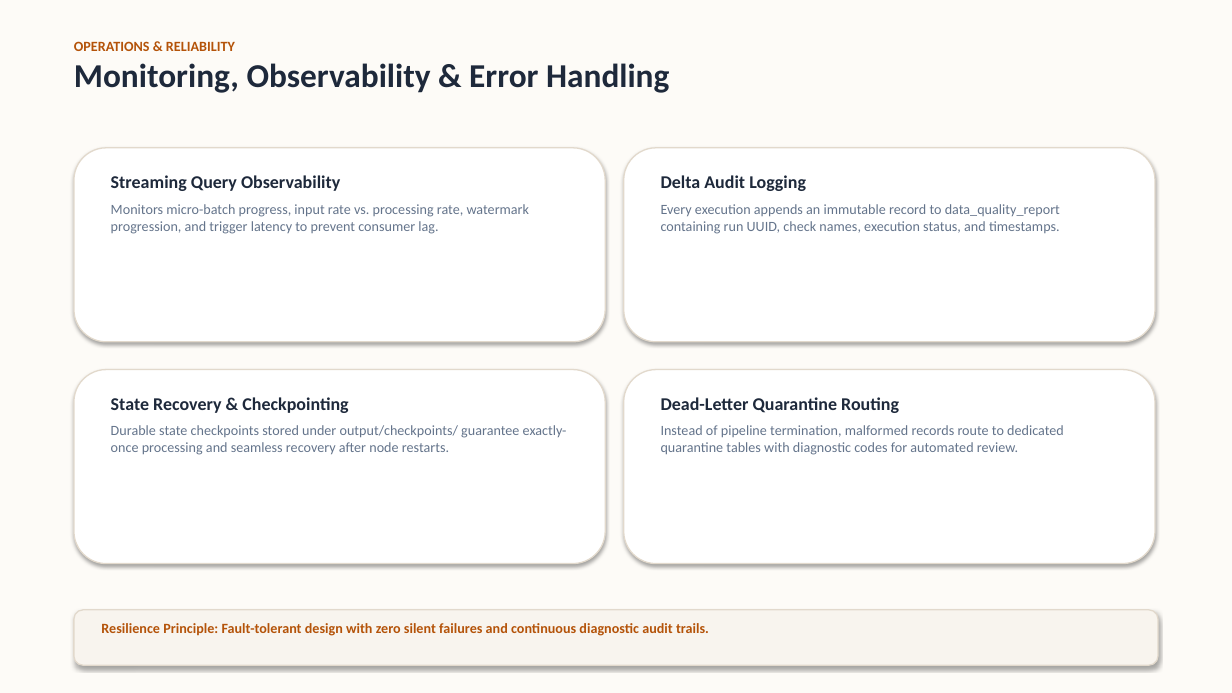
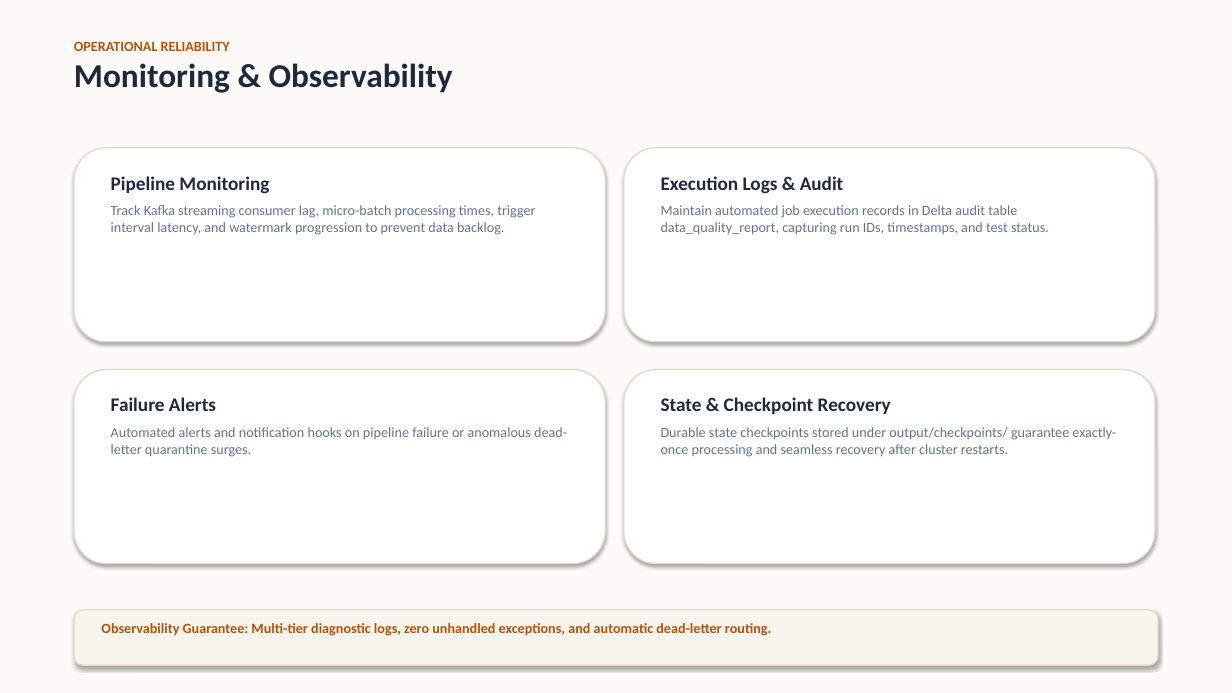
Before and after one commit to Yashchanna/PROJECT_NEXUS_Retail_Intelligence_Real-Time_Data_Analytics, a slide deck: slide 16 of PROJECT_NEXUS_Presentation.pptx. Drawn at 1232x693 pixels with LibreOffice and Linux fonts; fonts in the diff are those of the drawing. Boxes give left, top, right and bottom in pixels: in the first picture for what was removed or moved away, otherwise in the second. Text is boxed around its words. In the diff, an @@ line names an element or a change of style, - is before the commit and + after.

```diff
--- a/PROJECT_NEXUS_Presentation.pptx
+++ b/PROJECT_NEXUS_Presentation.pptx
@@ text at (x1=74, y1=41, x2=453, y2=93): text changed @@
-OPERATIONS & RELIABILITY
-Monitoring, Observability & Error Handling
+OPERATIONAL RELIABILITY
+Monitoring & Observability
@@ text at (x1=111, y1=176, x2=535, y2=235): text changed @@
-Streaming Query Observability
-Monitors micro-batch progress, input rate vs. processing rate, watermark progression, and trigger latency to prevent consumer lag.
+Pipeline Monitoring
+Track Kafka streaming consumer lag, micro-batch processing times, trigger interval latency, and watermark progression to prevent data backlog.
@@ text at (x1=661, y1=176, x2=1049, y2=235): text changed @@
-Delta Audit Logging
-Every execution appends an immutable record to data_quality_report containing run UUID, check names, execution status, and timestamps.
+Execution Logs & Audit
+Maintain automated job execution records in Delta audit table data_quality_report, capturing run IDs, timestamps, and test status.
@@ text at (x1=111, y1=397, x2=567, y2=457): text changed @@
-State Recovery & Checkpointing
-Durable state checkpoints stored under output/checkpoints/ guarantee exactly-once processing and seamless recovery after node restarts.
+Failure Alerts
+Automated alerts and notification hooks on pipeline failure or anomalous dead-letter quarantine surges.
@@ text at (x1=661, y1=397, x2=1116, y2=457): text changed @@
-Dead-Letter Quarantine Routing
-Instead of pipeline termination, malformed records route to dedicated quarantine tables with diagnostic codes for automated review.
+State & Checkpoint Recovery
+Durable state checkpoints stored under output/checkpoints/ guarantee exactly-once processing and seamless recovery after cluster restarts.
@@ text at (x1=101, y1=623, x2=771, y2=636): text changed @@
-Resilience Principle: Fault-tolerant design with zero silent failures and continuous diagnostic audit trails.
+Observability Guarantee: Multi-tier diagnostic logs, zero unhandled exceptions, and automatic dead-letter routing.
```
Also in this commit, not shown: 10 other slides changed, 9 slides added, 9 slides removed, 8 other files.
